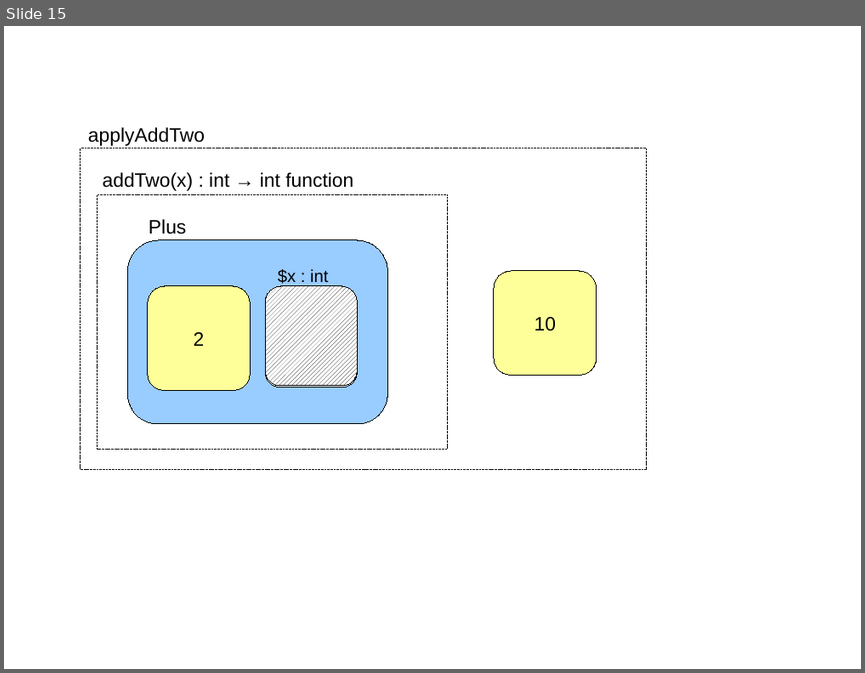
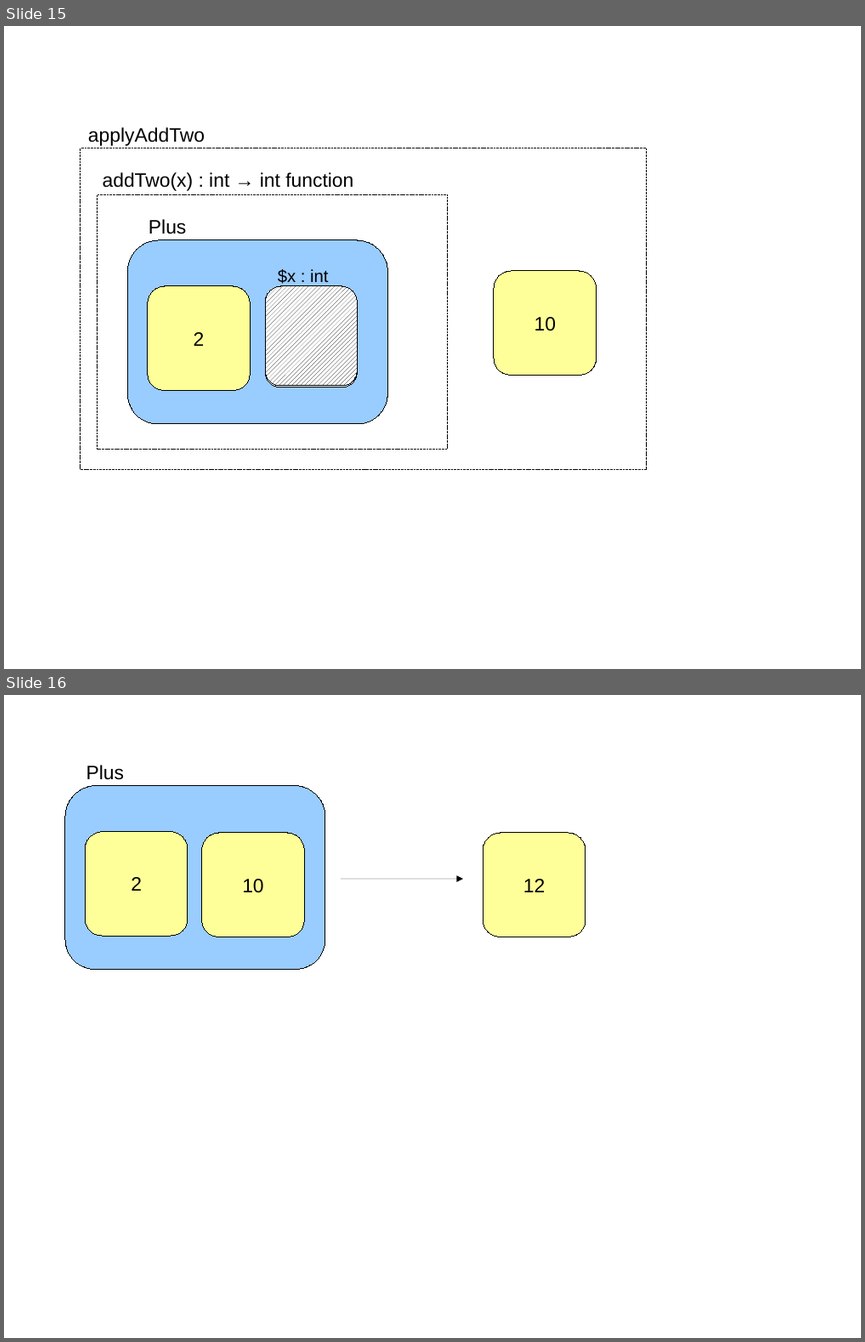
Before and after one commit to gian/lope, a slide deck: doc/diagrams/bigraph_place.odp. Shown one above the other, each under a label of ours: slide 15 before the commit, slides 15 and 16 after it. The pictures are 865x673 and 865x1342 pixels, drawn with LibreOffice and Linux fonts; fonts in the diff are those of the drawing. Boxes give left, top, right and bottom in pixels: in the first picture for what was removed or moved away, otherwise in the second. Text is boxed around its words. In the diff, an @@ line names an element or a change of style, - is before the commit and + after.

```diff
--- a/doc/diagrams/bigraph_place.odp
+++ b/doc/diagrams/bigraph_place.odp
@@ slide 16 added at [4, 695, 861, 1338], background #FFFFFF @@
@@ text added at [86, 765, 124, 780], 18 pt, text #000000 @@
+Plus
@@ rounded rectangle added at [65, 786, 326, 970], fill #99CCFF, outline #000000 0 pt @@
@@ freeform shape added at [85, 832, 188, 936], fill #FFFF99, outline #000000 0 pt, 18 pt, text #000000 @@
+2
@@ freeform shape added at [201, 833, 304, 936], fill #FFFF99, outline #000000 0 pt, 18 pt, text #000000 @@
+10
@@ freeform shape added at [483, 833, 585, 936], fill #FFFF99, outline #000000 0 pt, 18 pt, text #000000 @@
+12
@@ arrow added from (341, 879) to (464, 879), #000000 0 pt @@
```
Also in this commit, not shown: 1 other file.
